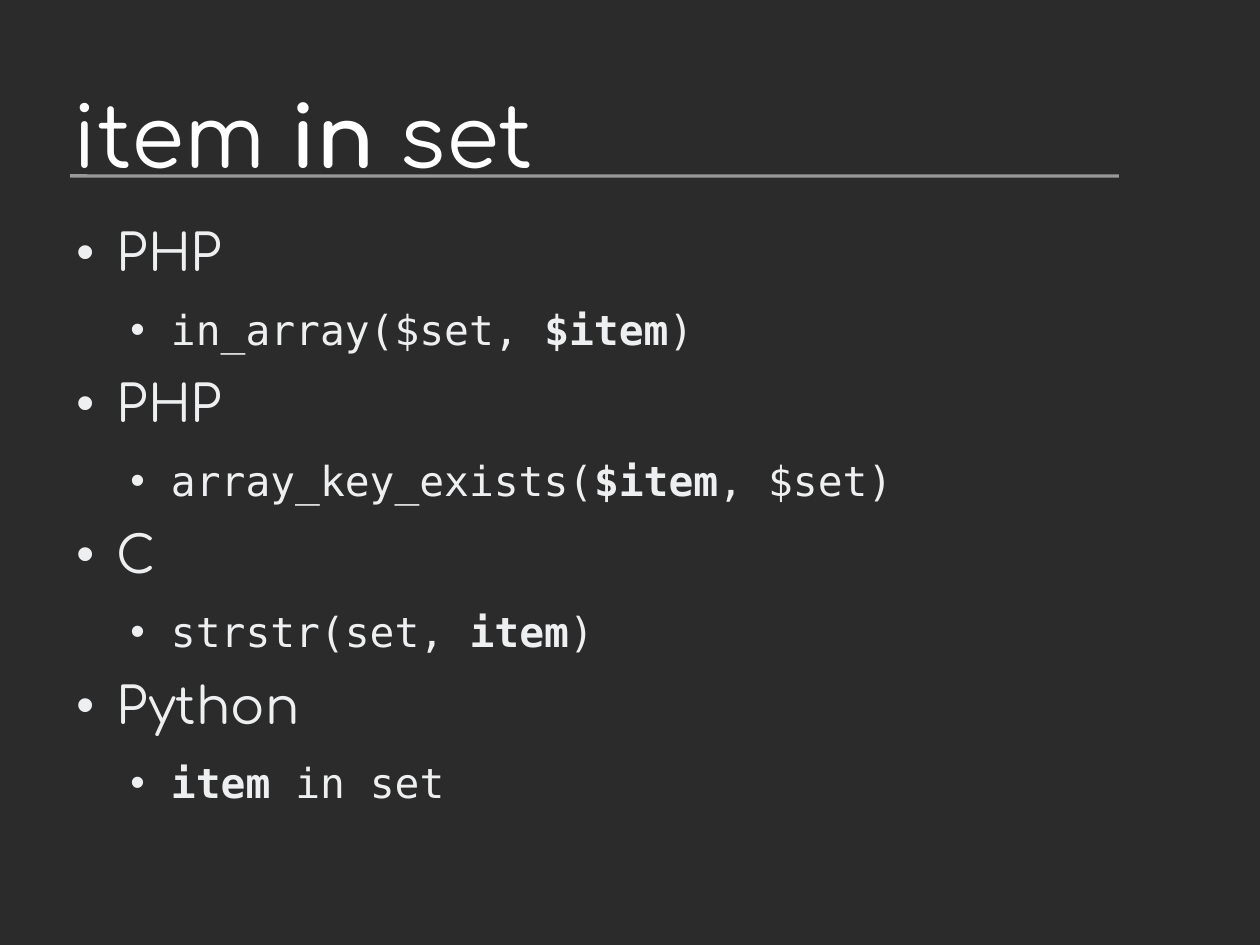
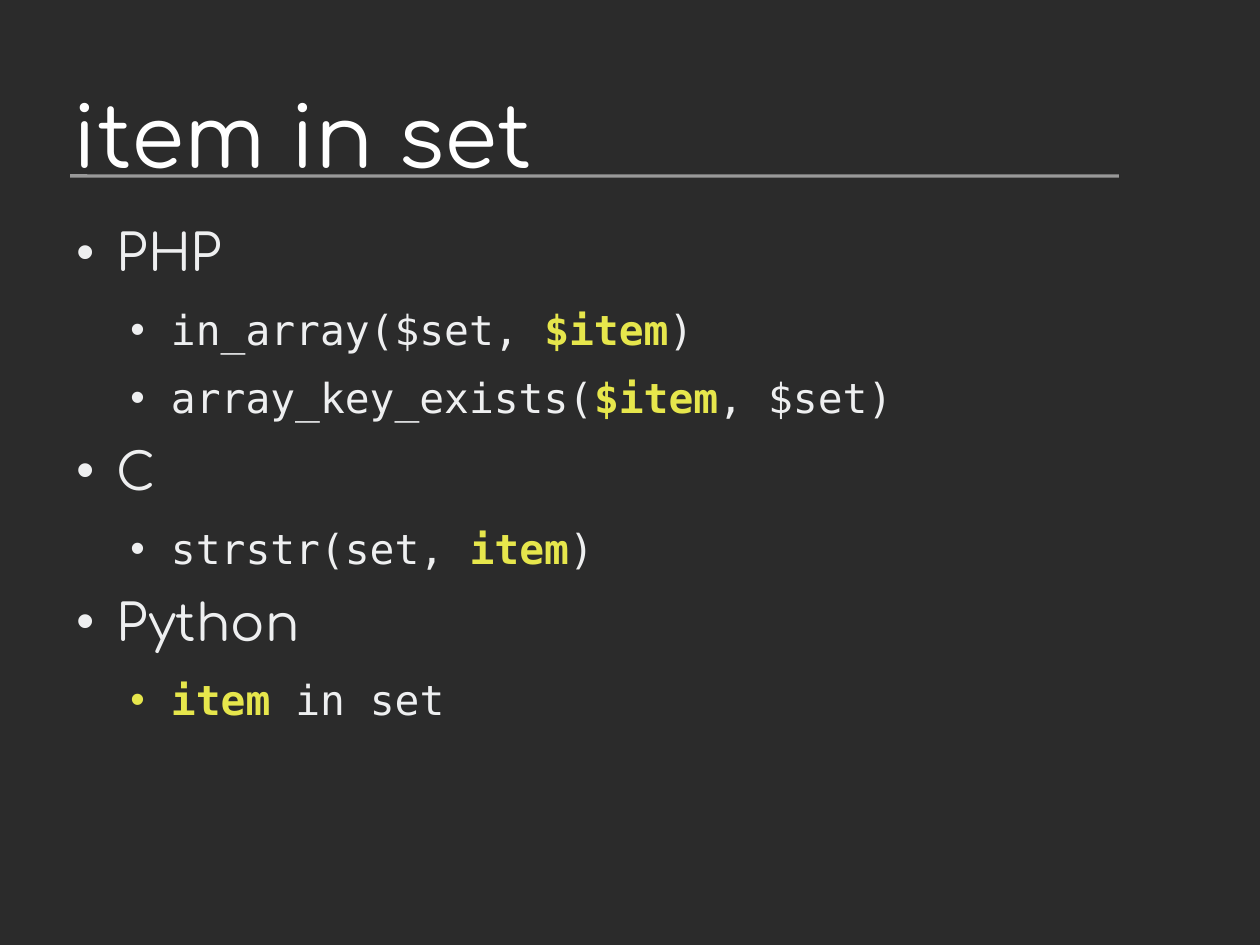
Before and after one commit to vstinner/talks, a slide deck: slide 10 of 2011-PyconFR-Rennes/langage/langage_homogene.odp. Drawn at 1260x945 pixels with LibreOffice and Linux fonts; fonts in the diff are those of the drawing; background and template pictures are left out; a plain dark background stands for a picture behind light text. Boxes give left, top, right and bottom in pixels: in the first picture for what was removed or moved away, otherwise in the second. Text is boxed around its words. In the diff, an @@ line names an element or a change of style, - is before the commit and + after.

```diff
--- a/2011-PyconFR-Rennes/langage/langage_homogene.odp
+++ b/2011-PyconFR-Rennes/langage/langage_homogene.odp
@@ title "item in set" at (x1=72, y1=103, x2=531, y2=178): bold off in "in" @@
@@ text at (x1=171, y1=312, x2=892, y2=716): text colour #EEEFF0 to #E6E64C in "$item)", "array_key_exists($item,", "item)", "item" @@
@@ text at (x1=117, y1=382, x2=222, y2=422): paragraph removed @@
-• PHP
```
Also in this commit, not shown: 17 other slides changed, 11 slides added, 12 slides removed, 3 other files.
